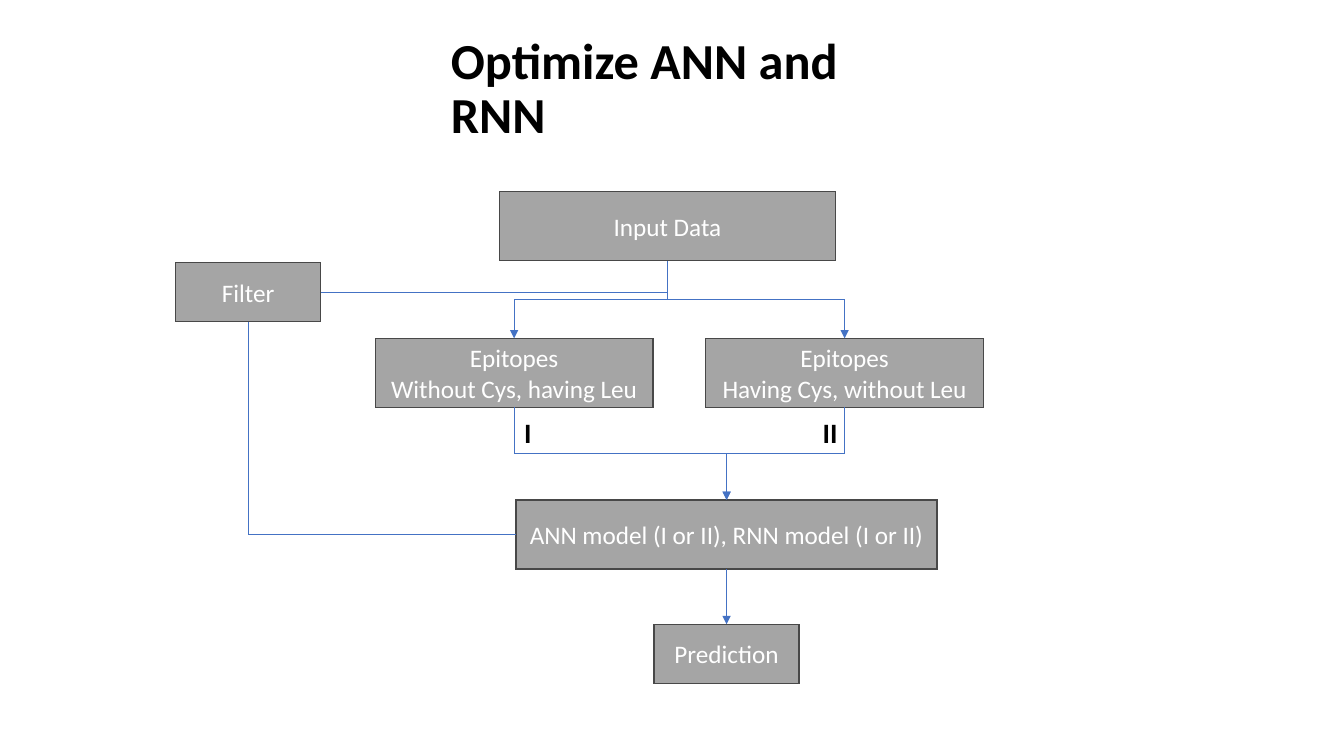
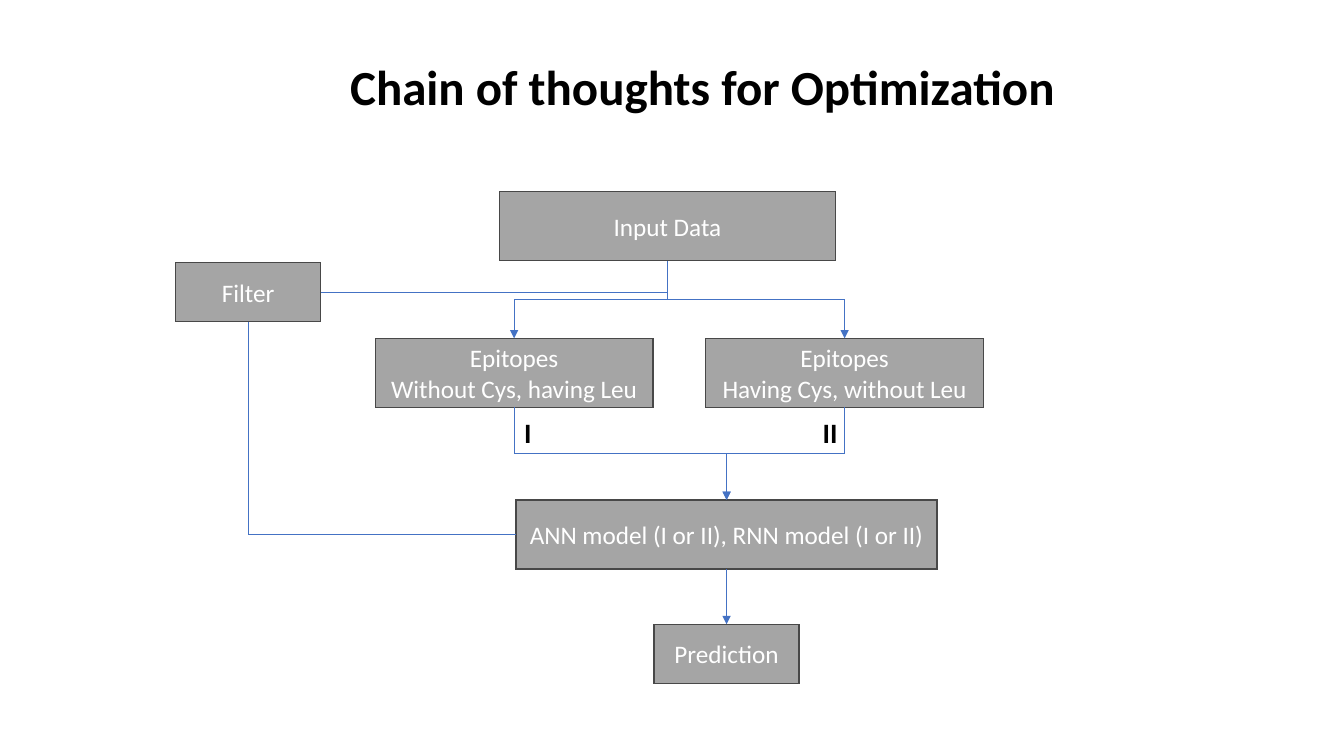
Before and after one commit to Tiezhengyuan/ml_epitope, a slide deck: slide 26 of cases/Epitope_Prediction_TiezhengYuan.pptx (slide 27 before the commit). Drawn at 1344x756 pixels with LibreOffice and Linux fonts; fonts in the diff are those of the drawing. Boxes give left, top, right and bottom in pixels: in the first picture for what was removed or moved away, otherwise in the second. Text is boxed around its words. In the diff, an @@ line names an element or a change of style, - is before the commit and + after.

```diff
--- a/cases/Epitope_Prediction_TiezhengYuan.pptx
+++ b/cases/Epitope_Prediction_TiezhengYuan.pptx
@@ title at (350, 70, 1055, 114): text changed; size 36 to 35 pt @@
-Optimize ANN and RNN
+Chain of thoughts for Optimization
```
Also in this commit, not shown: 10 other slides changed, 1 slide added, 2 slides removed, 2 other files.
